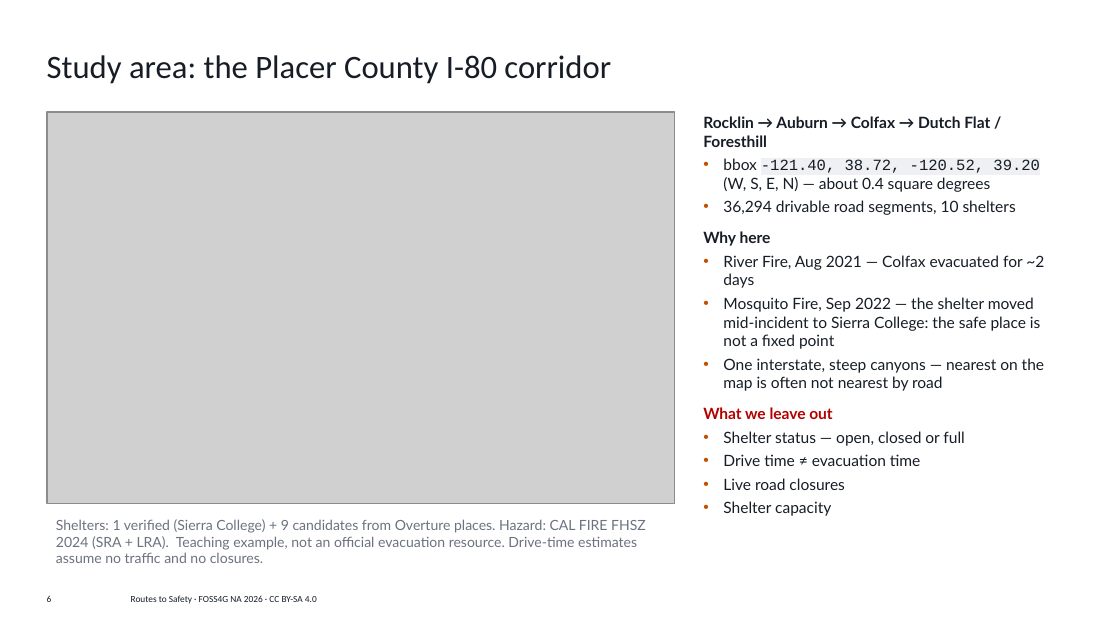
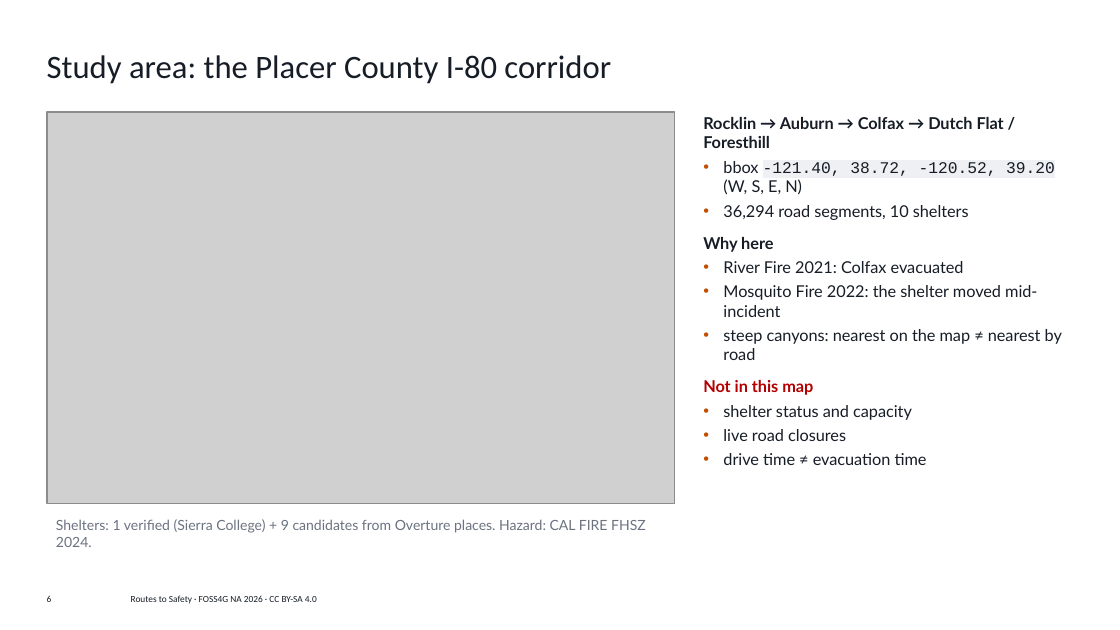
Before and after one commit to vishal4c/routes-to-safety-workshop, a slide deck: slide 6 of deck/Routes-to-Safety-FOSS4G-NA-2026.pptx. Drawn at 1120x630 pixels with LibreOffice and Linux fonts; fonts in the diff are those of the drawing; grey boxes stand for pictures; background and template pictures are left out. Boxes give left, top, right and bottom in pixels: in the first picture for what was removed or moved away, otherwise in the second. Text is boxed around its words. In the diff, an @@ line names an element or a change of style, - is before the commit and + after.

```diff
--- a/deck/Routes-to-Safety-FOSS4G-NA-2026.pptx
+++ b/deck/Routes-to-Safety-FOSS4G-NA-2026.pptx
@@ text at (703,117,1004,252): size 10 to 10.5 pt in "Rocklin → Auburn → Colfax → Dutch ...", "Why here" @@
@@ text at (723,161,1055,220): text changed; size 10 to 10.5 pt @@
-• bbox -121.40, 38.72, -120.52, 39.20 (W, S, E, N) — about 0.4 square degrees
-• 36,294 drivable road segments, 10 shelters
+• bbox -121.40, 38.72, -120.52, 39.20 (W, S, E, N)
+• 36,294 road segments, 10 shelters
@@ text at (703,261,1062,465): text changed; size 10 to 10.5 pt @@
-• River Fire, Aug 2021 — Colfax evacuated for ~2 days
-• Mosquito Fire, Sep 2022 — the shelter moved mid-incident to Sierra College: the safe place is not a fixed point
-• One interstate, steep canyons — nearest on the map is often not nearest by road
-What we leave out
-• Shelter status — open, closed or full
-• Drive time ≠ evacuation time
-• Live road closures
-• Shelter capacity
+• River Fire 2021: Colfax evacuated
+• Mosquito Fire 2022: the shelter moved mid-incident
+• steep canyons: nearest on the map ≠ nearest by road
+Not in this map
+• shelter status and capacity
+• live road closures
+• drive time ≠ evacuation time
@@ text at (56,519,646,547): text changed @@
-Shelters: 1 verified (Sierra College) + 9 candidates from Overture places. Hazard: CAL FIRE FHSZ 2024 (SRA + LRA). Teaching example, not an official evacuation resource. Drive-time estimates assume no traffic and no closures.
+Shelters: 1 verified (Sierra College) + 9 candidates from Overture places. Hazard: CAL FIRE FHSZ 2024.
```
Also in this commit, not shown: 21 other slides changed, 1 other file.
